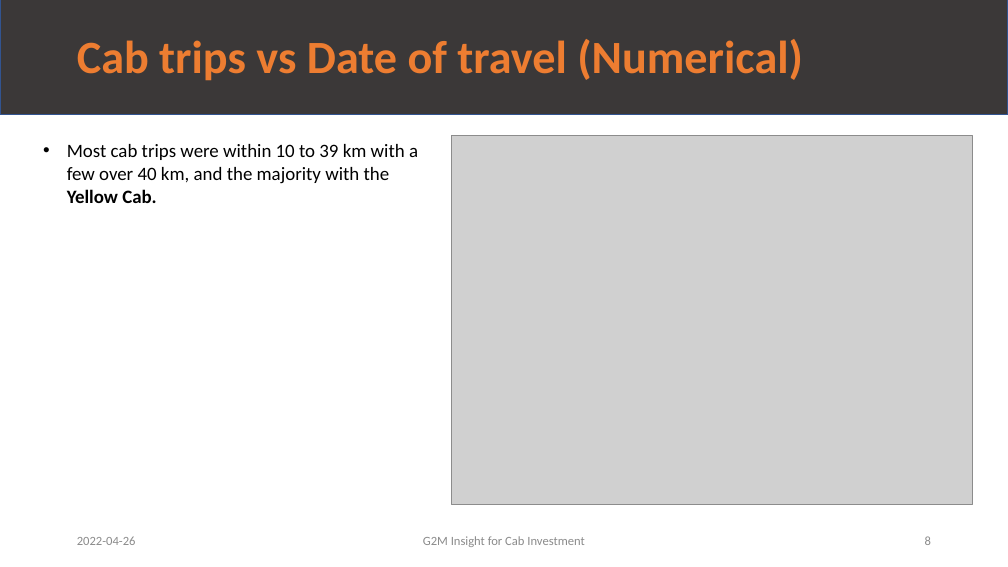
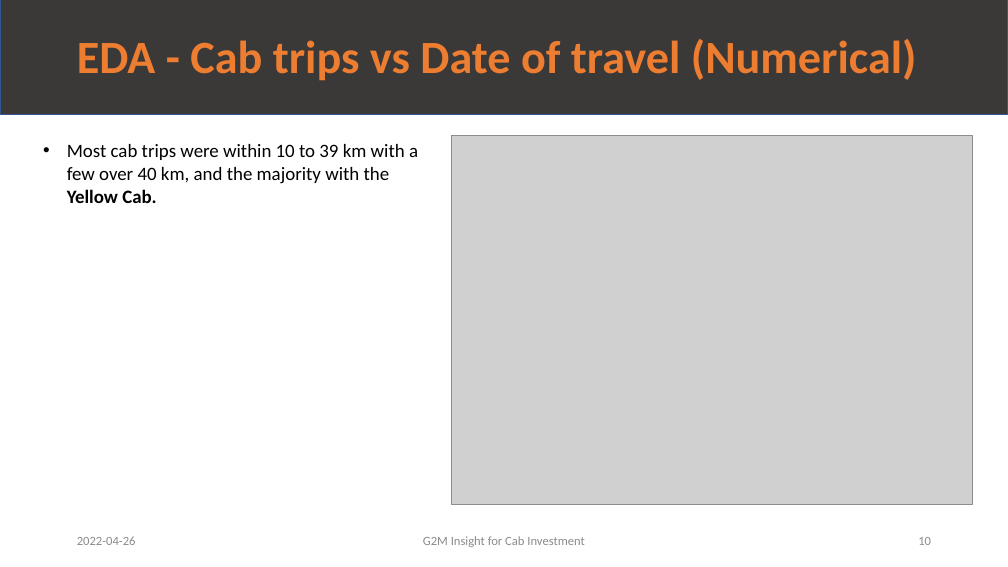
Before and after one commit to leopqrz/Data_Glacier_Internship, a slide deck: slide 10 of week_02/G2M_Case_Study_V1.0_Leo.pptx (slide 8 before the commit). Drawn at 1008x567 pixels with LibreOffice and Linux fonts; fonts in the diff are those of the drawing; grey boxes stand for pictures. Boxes give left, top, right and bottom in pixels: in the first picture for what was removed or moved away, otherwise in the second. Text is boxed around its words. In the diff, an @@ line names an element or a change of style, - is before the commit and + after.

```diff
--- a/week_02/G2M_Case_Study_V1.0_Leo.pptx
+++ b/week_02/G2M_Case_Study_V1.0_Leo.pptx
@@ text at box(77, 39, 917, 81): text changed @@
-Cab trips vs Date of travel (Numerical)
+EDA - Cab trips vs Date of travel (Numerical)
@@ page number at box(918, 537, 931, 545): text changed @@
-8
+10
```
Also in this commit, not shown: 35 other slides changed, 2 slides added, 1 other file.
